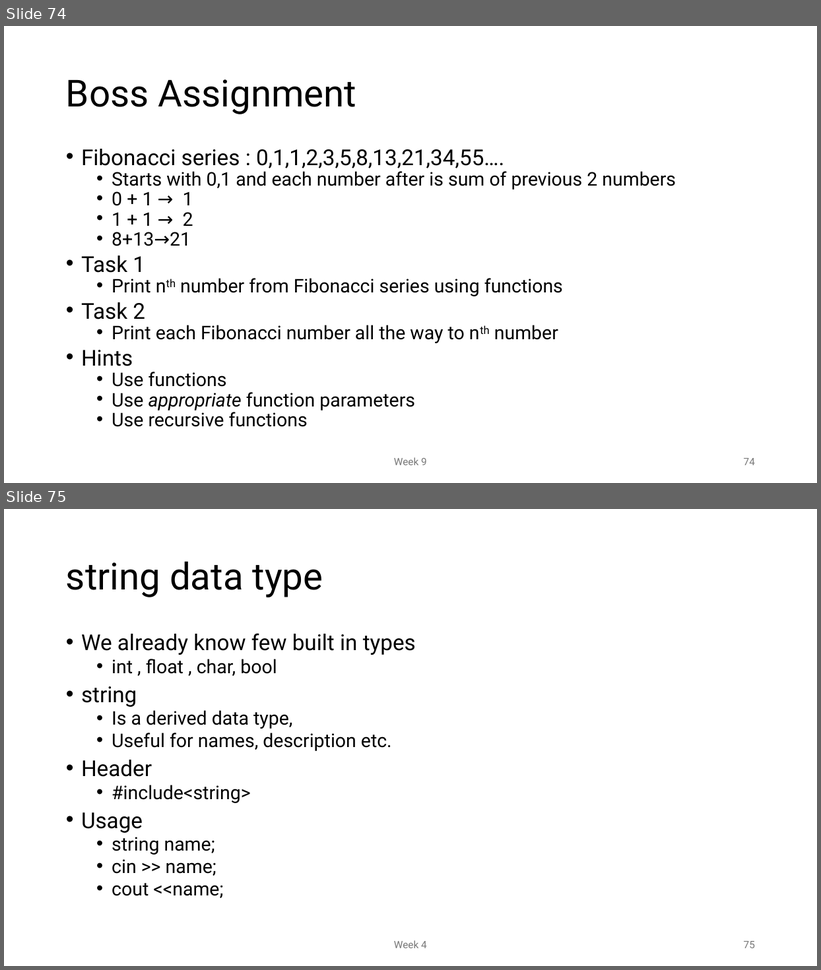
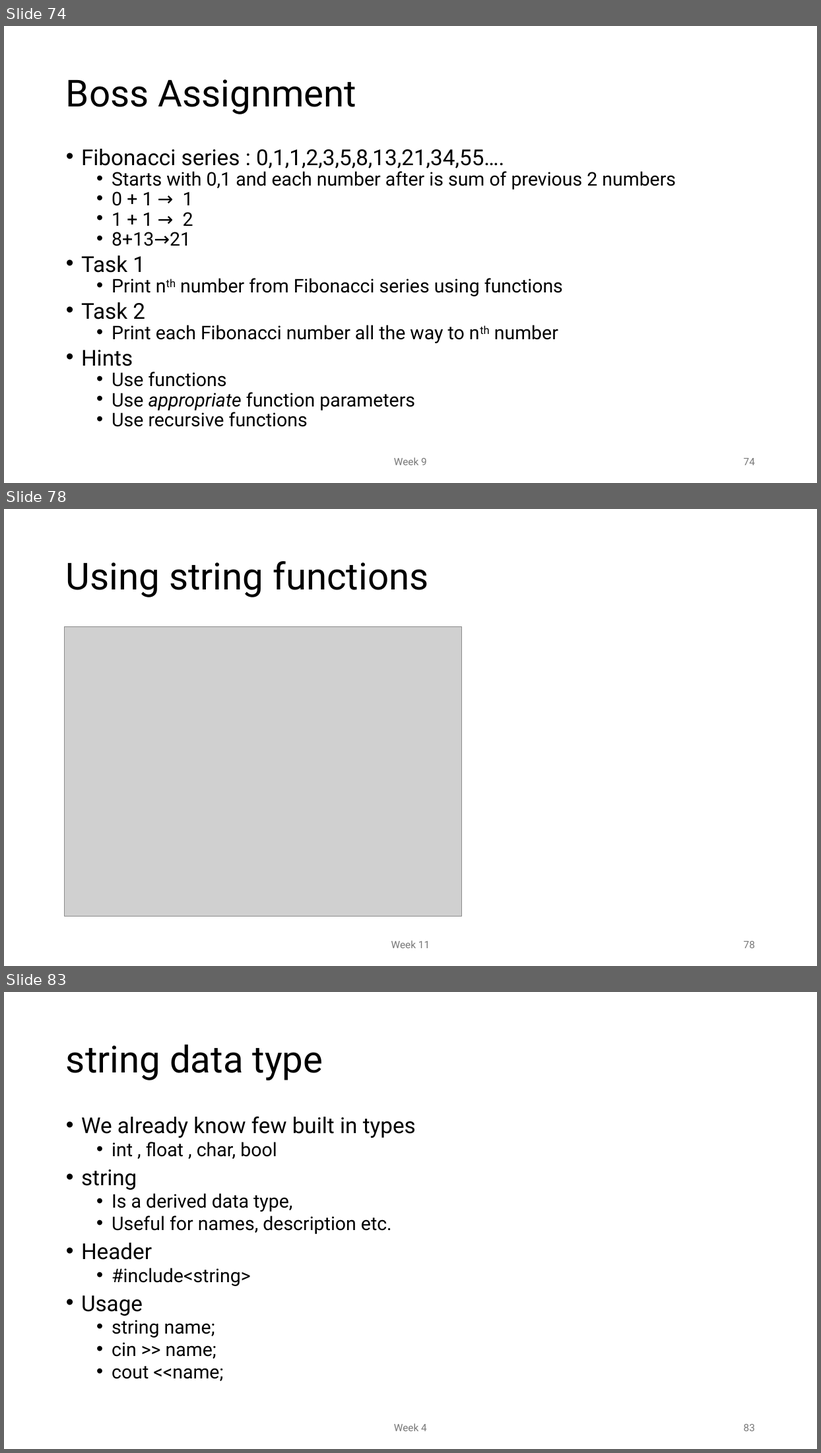
Before and after one commit to MoklaEducation/ems_fall_2025_cpp101, a slide deck: all/Intro to Programming_all.pptx. Shown one above the other, each under a label of ours: slides 74 and 75 before the commit, slides 74, 78 and 83 after it; the slides between them are not shown. The pictures are 821x970 and 821x1453 pixels, drawn with LibreOffice and Linux fonts; fonts in the diff are those of the drawing; grey boxes stand for pictures. Boxes give left, top, right and bottom in pixels: in the first picture for what was removed or moved away, otherwise in the second. Text is boxed around its words. In the diff, an @@ line names an element or a change of style, - is before the commit and + after.

Commit message:
Week 11

```diff
--- a/all/Intro to Programming_all.pptx
+++ b/all/Intro to Programming_all.pptx
@@ slide 78 added at (x1=4, y1=509, x2=817, y2=966), background #FFFFFF @@
@@ title added at (x1=66, y1=561, x2=428, y2=597), 44 pt, text #000000 @@
+Using string functions
@@ picture added at (x1=64, y1=626, x2=461, y2=917) @@
@@ text added at (x1=391, y1=941, x2=430, y2=949), 12 pt, text #797979 @@
+Week 11
@@ page number added at (x1=744, y1=941, x2=755, y2=949), 12 pt, text #797979 @@
+78
@@ what was slide 75 is now slide 83 @@
@@ page number at (x1=744, y1=1424, x2=755, y2=1432): text changed @@
-75
+83
```
Also in this commit, not shown: 7 other slides added, 1 other file.
